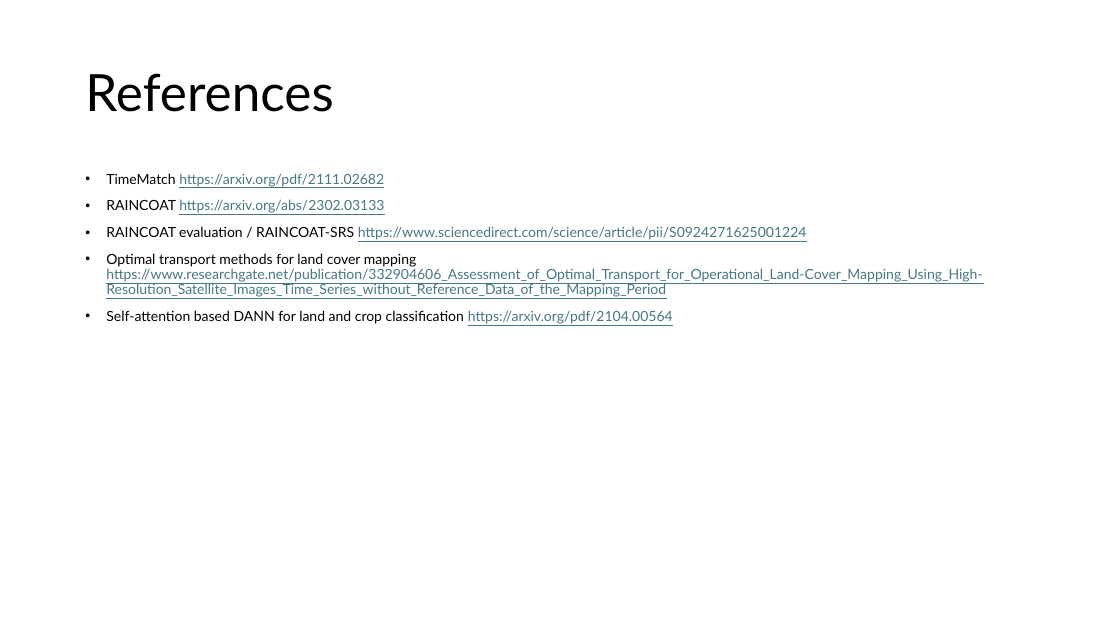
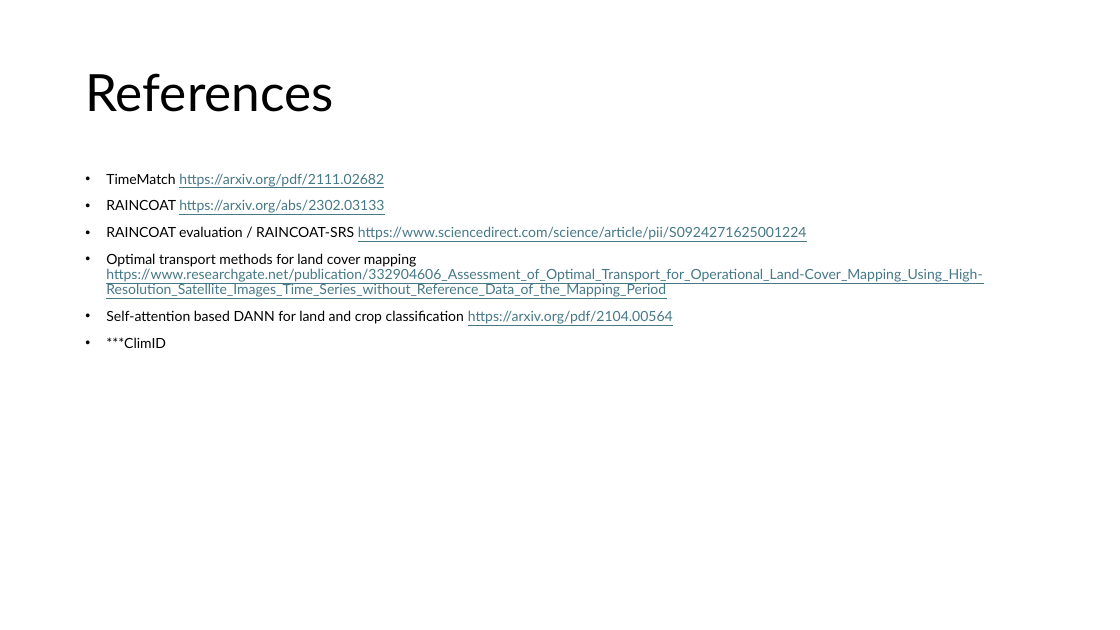
Before and after one commit to jfallo/SwissCrop25, a slide deck: slide 21 of assets/running_slides.pptx (slide 18 before the commit). Drawn at 1120x630 pixels with LibreOffice and Linux fonts; fonts in the diff are those of the drawing. Boxes give left, top, right and bottom in pixels: in the first picture for what was removed or moved away, otherwise in the second. Text is boxed around its words. In the diff, an @@ line names an element or a change of style, - is before the commit and + after.

```diff
--- a/assets/running_slides.pptx
+++ b/assets/running_slides.pptx
@@ text at (106,337,166,348): paragraph added @@
+• ***ClimID
```
Also in this commit, not shown: 3 slides added, 3 other files.
